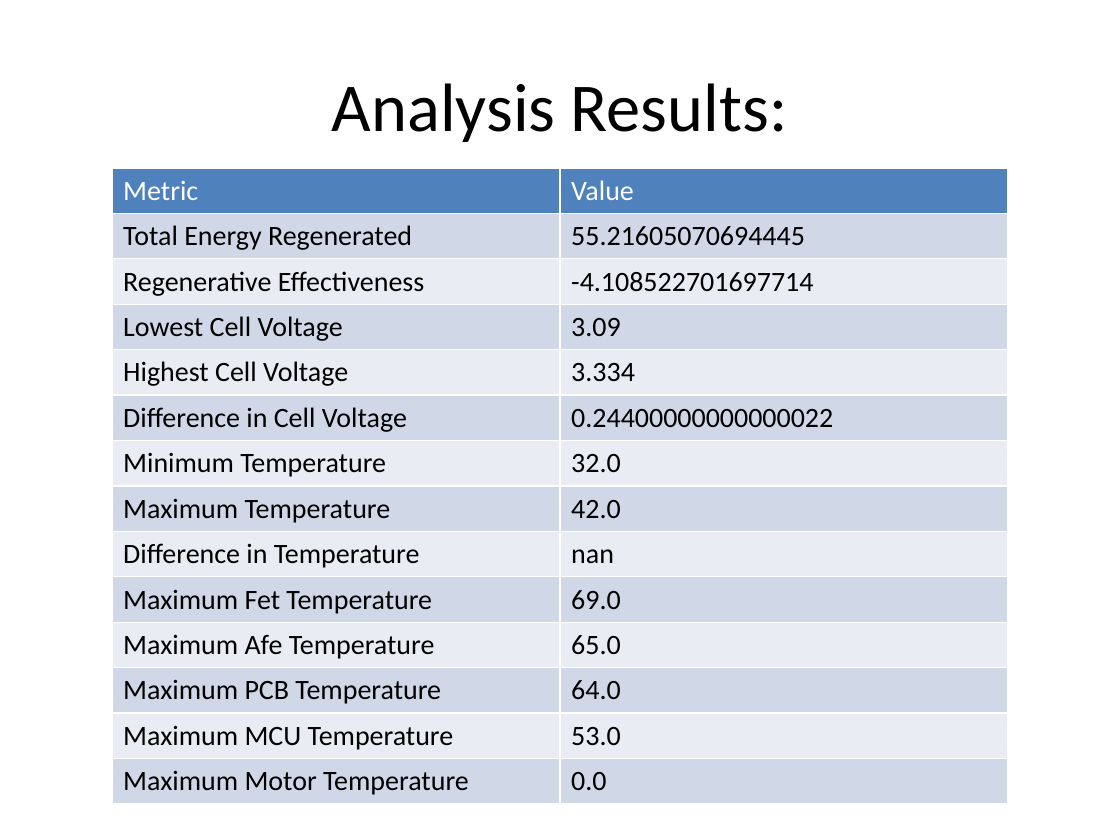
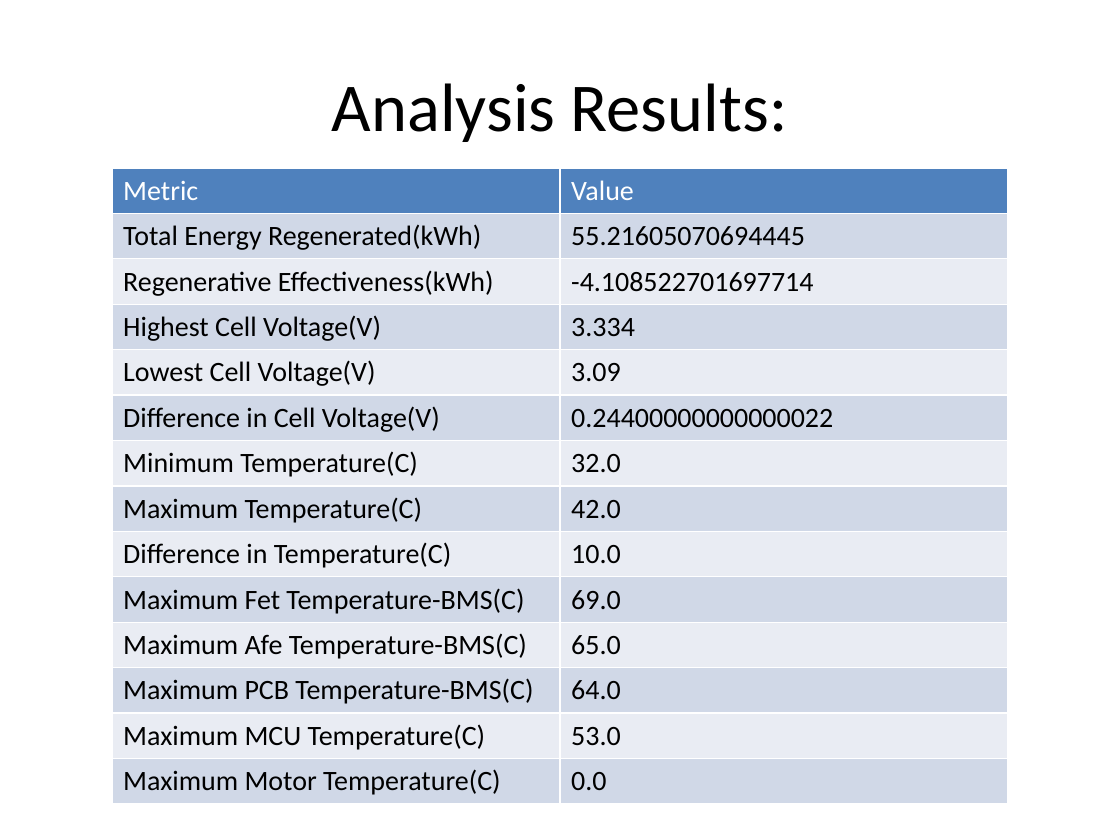
Before and after one commit to annmonrajijames/Automationdashboard, a slide deck: slide 3 of Automationdashboard/MAIN_FOLDER/Automation_Dashboard_Batterywise/V4/D11_03_2024/B3_B07_16.40_17.38/analysis_B3_B07_16.40_17.38.pptx. Drawn at 1120x840 pixels with LibreOffice and Linux fonts; fonts in the diff are those of the drawing. Boxes give left, top, right and bottom in pixels: in the first picture for what was removed or moved away, otherwise in the second. Text is boxed around its words. In the diff, an @@ line names an element or a change of style, - is before the commit and + after.

```diff
--- a/Automationdashboard/MAIN_FOLDER/Automation_Dashboard_Batterywise/V4/D11_03_2024/B3_B07_16.40_17.38/analysis_B3_B07_16.40_17.38.pptx
+++ b/Automationdashboard/MAIN_FOLDER/Automation_Dashboard_Batterywise/V4/D11_03_2024/B3_B07_16.40_17.38/analysis_B3_B07_16.40_17.38.pptx
@@ table at box(112, 168, 1008, 799) @@
-row 2, column 1: Total Energy Regenerated
+row 2, column 1: Total Energy Regenerated(kWh)
-row 3, column 1: Regenerative Effectiveness
+row 3, column 1: Regenerative Effectiveness(kWh)
-row 4, column 1: Lowest Cell Voltage
+row 4, column 1: Highest Cell Voltage(V)
-row 4, column 2: 3.09
+row 4, column 2: 3.334
-row 5, column 1: Highest Cell Voltage
+row 5, column 1: Lowest Cell Voltage(V)
-row 5, column 2: 3.334
+row 5, column 2: 3.09
-row 6, column 1: Difference in Cell Voltage
+row 6, column 1: Difference in Cell Voltage(V)
-row 7, column 1: Minimum Temperature
+row 7, column 1: Minimum Temperature(C)
-row 8, column 1: Maximum Temperature
+row 8, column 1: Maximum Temperature(C)
-row 9, column 1: Difference in Temperature
+row 9, column 1: Difference in Temperature(C)
-row 9, column 2: nan
+row 9, column 2: 10.0
-row 10, column 1: Maximum Fet Temperature
+row 10, column 1: Maximum Fet Temperature-BMS(C)
-row 11, column 1: Maximum Afe Temperature
+row 11, column 1: Maximum Afe Temperature-BMS(C)
-row 12, column 1: Maximum PCB Temperature
+row 12, column 1: Maximum PCB Temperature-BMS(C)
-row 13, column 1: Maximum MCU Temperature
+row 13, column 1: Maximum MCU Temperature(C)
-row 14, column 1: Maximum Motor Temperature
+row 14, column 1: Maximum Motor Temperature(C)
```
Also in this commit, not shown: 3 other slides changed, 25 other files.
